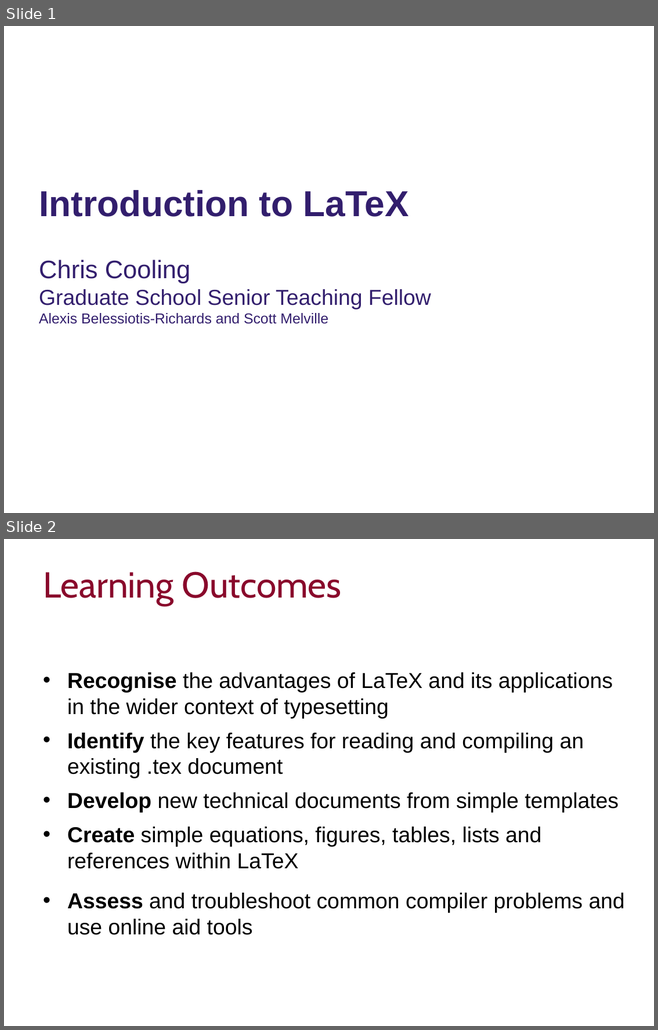
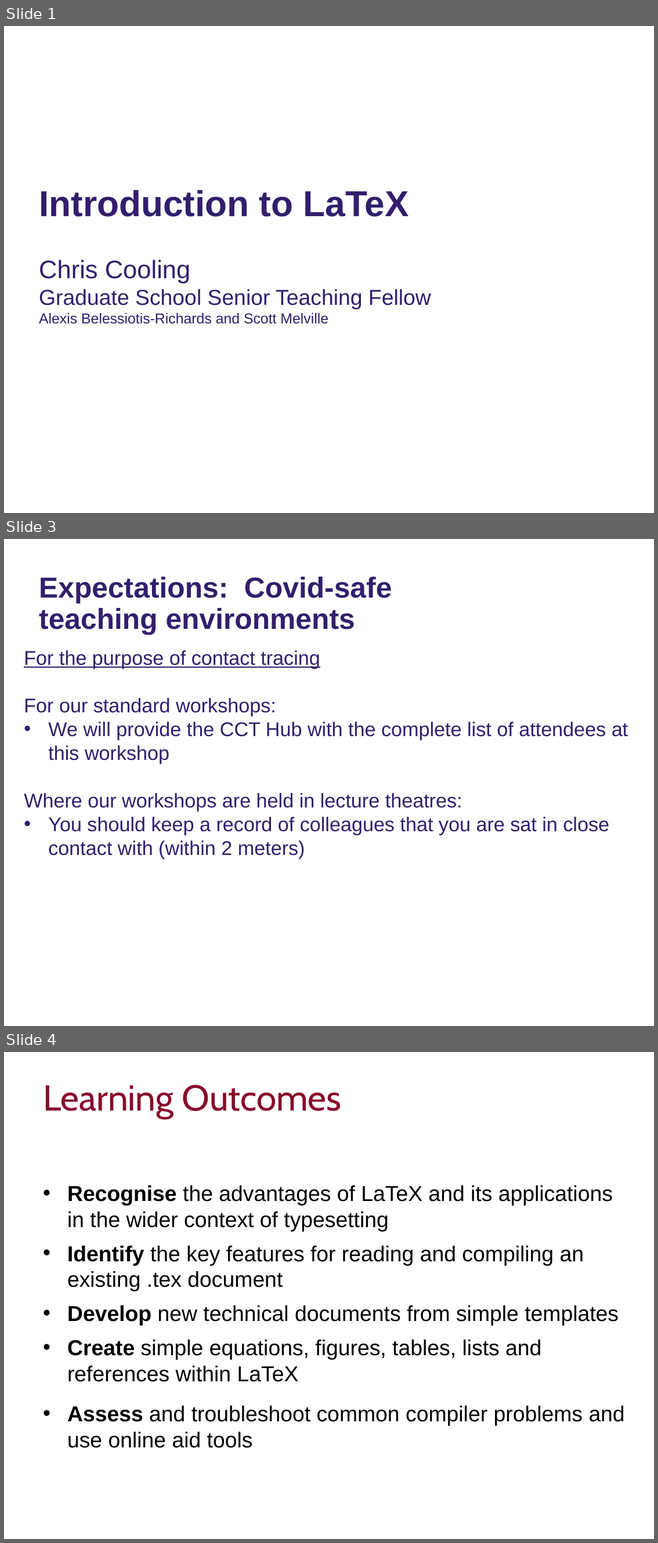
Before and after one commit to ImperialCollegeLondon/RCDS-introduction-to-latex, a slide deck: Intro to Latex Slides.pptx. Shown one above the other, each under a label of ours: slides 1 and 2 before the commit, slides 1, 3 and 4 after it; the slides between them are not shown. The pictures are 658x1030 and 658x1543 pixels, drawn with LibreOffice and Linux fonts; fonts in the diff are those of the drawing; background and template pictures are left out. Boxes give left, top, right and bottom in pixels: in the first picture for what was removed or moved away, otherwise in the second. Text is boxed around its words. In the diff, an @@ line names an element or a change of style, - is before the commit and + after.

Commit message:
Added Covid slides

```diff
--- a/Intro to Latex Slides.pptx
+++ b/Intro to Latex Slides.pptx
@@ slide 3 added at bbox=[4, 539, 654, 1026], background #FFFFFF @@
@@ text added at bbox=[39, 577, 391, 635], 32 pt, text #321E6D, bold @@
+Expectations: Covid-safe teaching environments
@@ subtitle added at bbox=[24, 650, 628, 859], 22 pt, text #321E6D @@
+For the purpose of contact tracing
+For our standard workshops:
+• We will provide the CCT Hub with the complete list of attendees at this workshop
+Where our workshops are held in lecture theatres:
+• You should keep a record of colleagues that you are sat in close contact with (within 2 meters)
@@ what was slide 2 is now slide 4 @@
```
Also in this commit, not shown: 1 other slide added.
